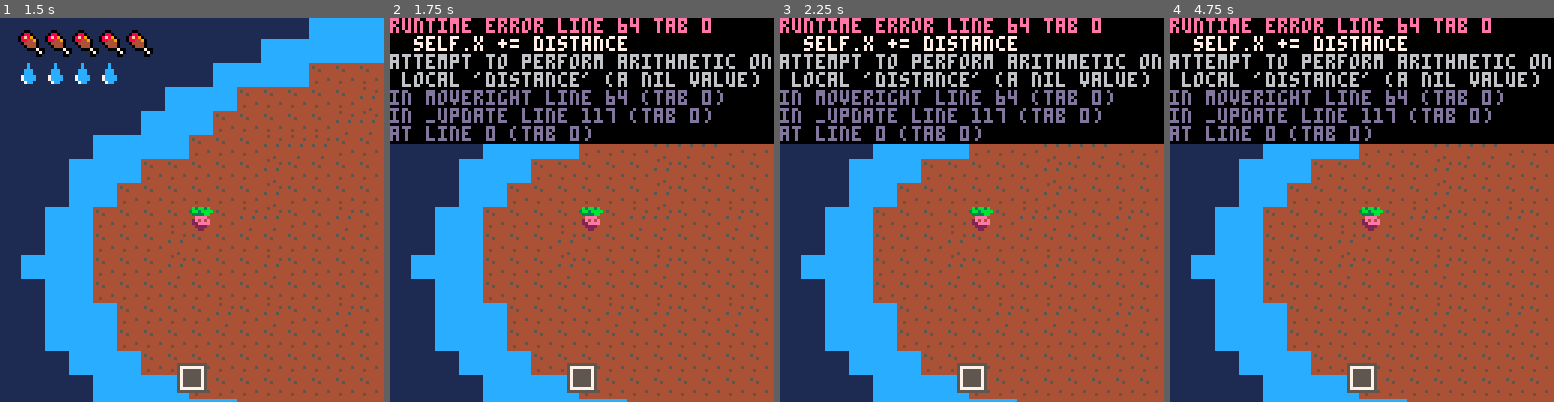
Above: before the commit, frames 1-4 (left to right).
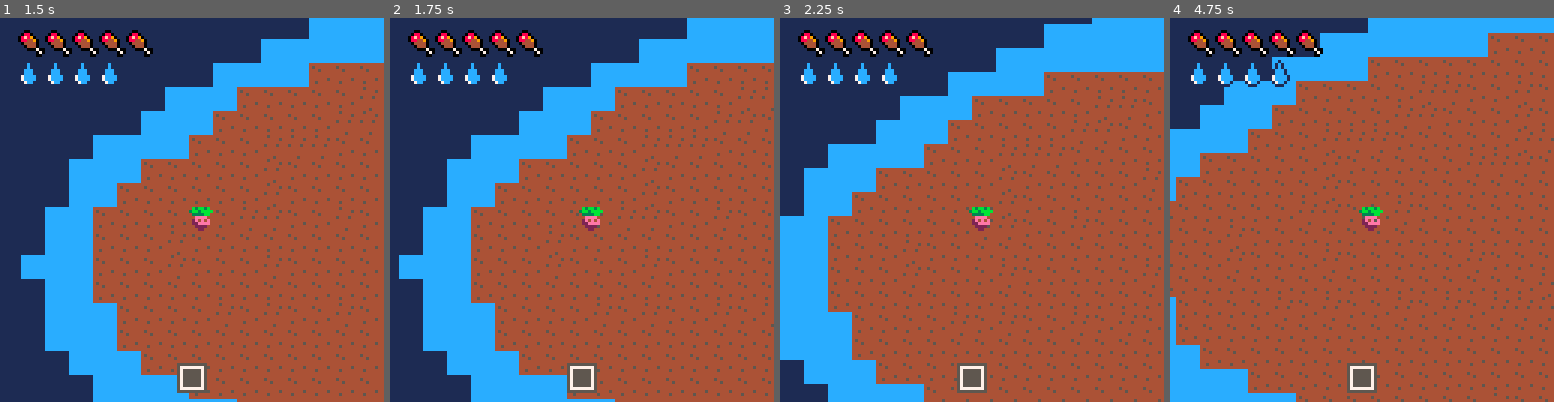
Above: after the commit, the same moments.

Repository: lucaslng/jamhacks-climatastrophe
Game: PICO-8 cartridge climate-collapse.p8
Two runs of this game, one before a commit and one after it. Both use one fixed random seed, a clock stepped at 60 frames per second and the inputs below.
Inputs:
- Up to frame 1 (1.5 s): tap O (Z key) at 0.7 s
- Up to frame 2 (1.75 s): hold Right from 1.6 s (still down); tap O (Z key) at 1.7 s
- Up to frame 3 (2.25 s): release Right at 2.1 s; tap O (Z key) at 2.1 s; hold Up from 2.15 s (still down)
- Up to frame 4 (4.75 s): release Up at 2.42 s; hold Right 2.47-3.03 s; tap O (Z key) every 0.4 s from 2.5 to 4.5 s; hold Left 3.08-3.58 s; hold Down 3.63-3.97 s; hold Right 4.02-4.68 s; hold Up from 4.73 s (still down)

Frame 1 is identical in both runs. In frame 2, 42% of the frame differs, in the area x 0-100%, y 0-100%; in frame 3, 53%; in frame 4, 59%.
Error before the commit: runtime error line 64 tab 0; self.x += distance; attempt to perform arithmetic on local 'distance' (a nil value)

Commit message:
small fix

Diff:
--- a/climate-collapse.p8
+++ b/climate-collapse.p8
@@ -116,10 +116,10 @@
 function _update()
 	local moved = false
 
-	if (btn(0)) then Player:moveleft() moved = true end
-	if (btn(1)) then Player:moveright() moved = true end
-	if (btn(2)) then Player:moveup() moved = true end
-	if (btn(3)) then Player:movedown() moved = true end
+	if (btn(0)) then Player:moveleft(1) moved = true end
+	if (btn(1)) then Player:moveright(1) moved = true end
+	if (btn(2)) then Player:moveup(1) moved = true end
+	if (btn(3)) then Player:movedown(1) moved = true end
 
 	if Player.hunger_timer == nil then Player.hunger_timer = 0 end
 	if Player.thirst_timer == nil then Player.thirst_timer = 0 end
